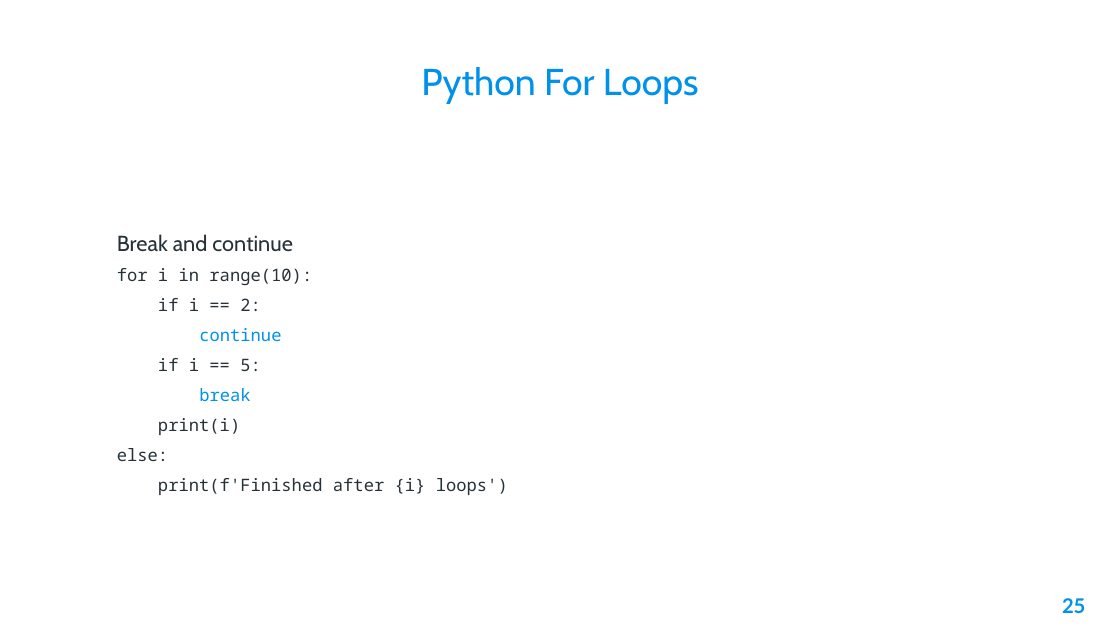
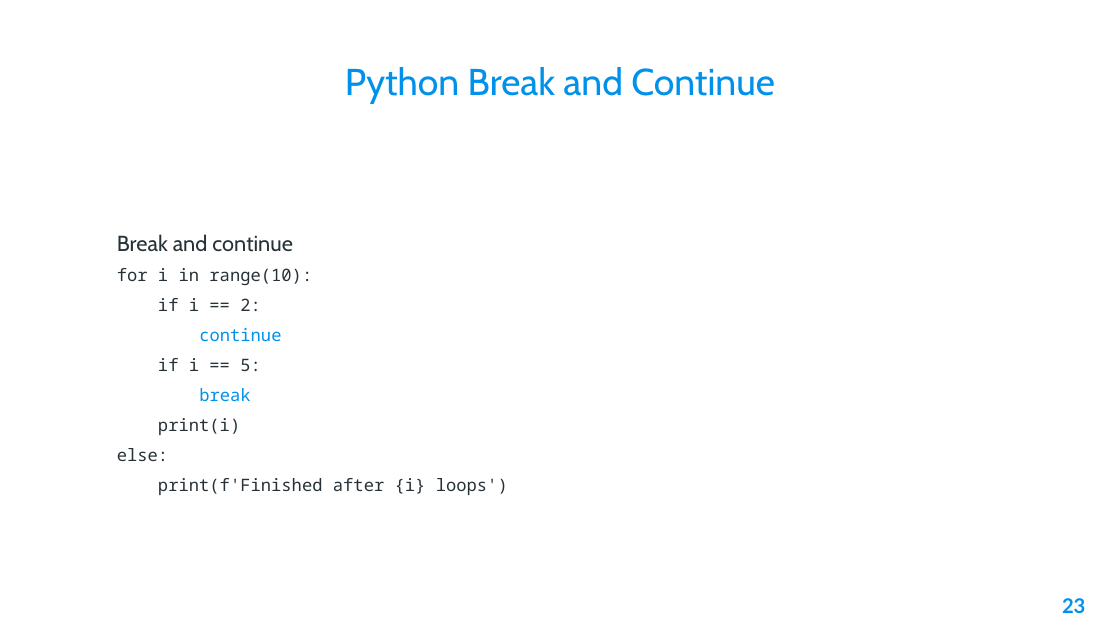
Before and after one commit to AleeRezaa/learn-python, a slide deck: slide 23 of Python.pptx (slide 25 before the commit). Drawn at 1120x630 pixels with LibreOffice and Linux fonts; fonts in the diff are those of the drawing; background and template pictures are left out. Boxes give left, top, right and bottom in pixels: in the first picture for what was removed or moved away, otherwise in the second. Text is boxed around its words. In the diff, an @@ line names an element or a change of style, - is before the commit and + after.

```diff
--- a/Python.pptx
+++ b/Python.pptx
@@ title at (345,67,775,104): text changed @@
-Python For Loops
+Python Break and Continue
@@ page number at (1062,598,1085,613): text changed @@
-25
+23
```
Also in this commit, not shown: 9 other slides changed, 1 slide added, 3 slides removed.
